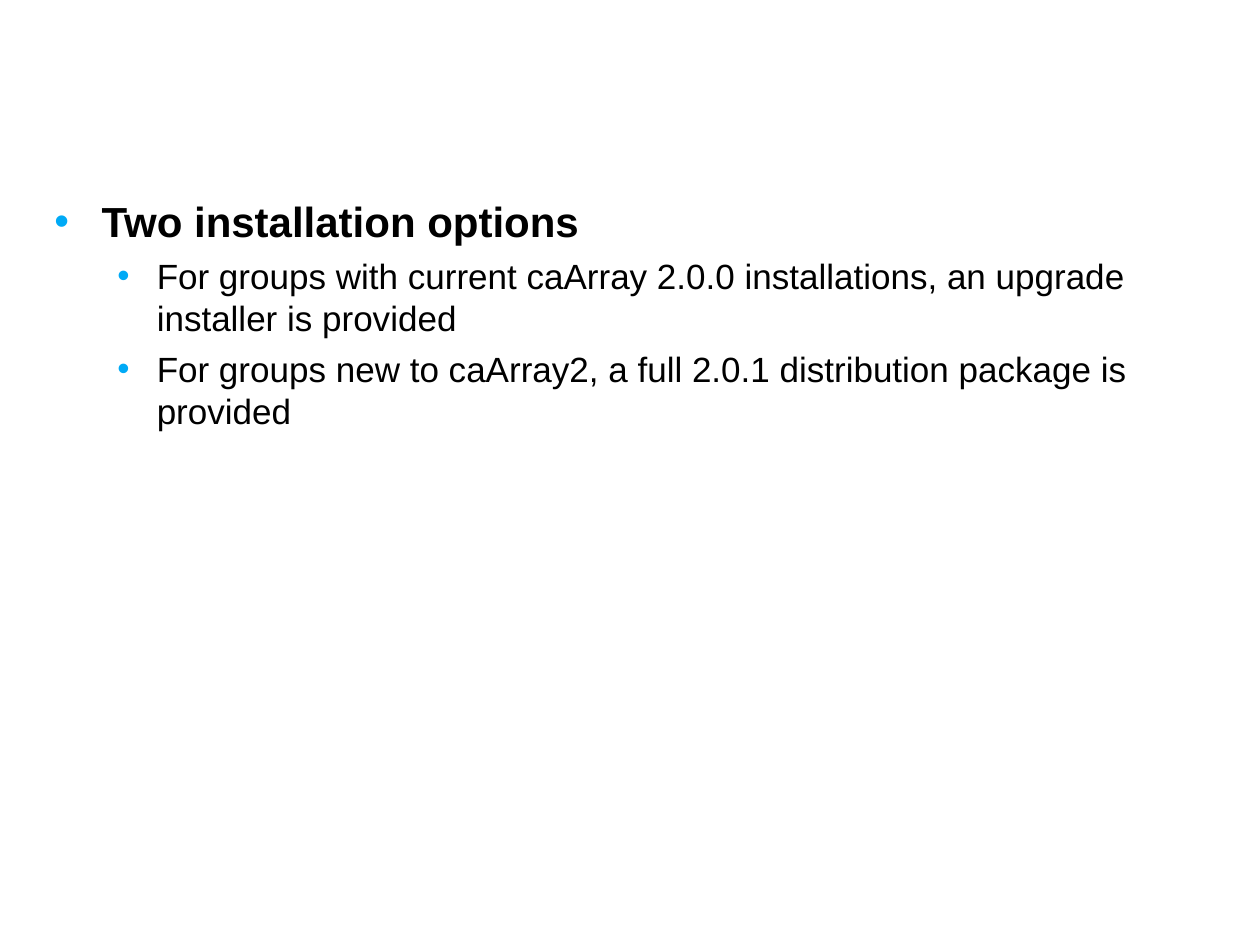
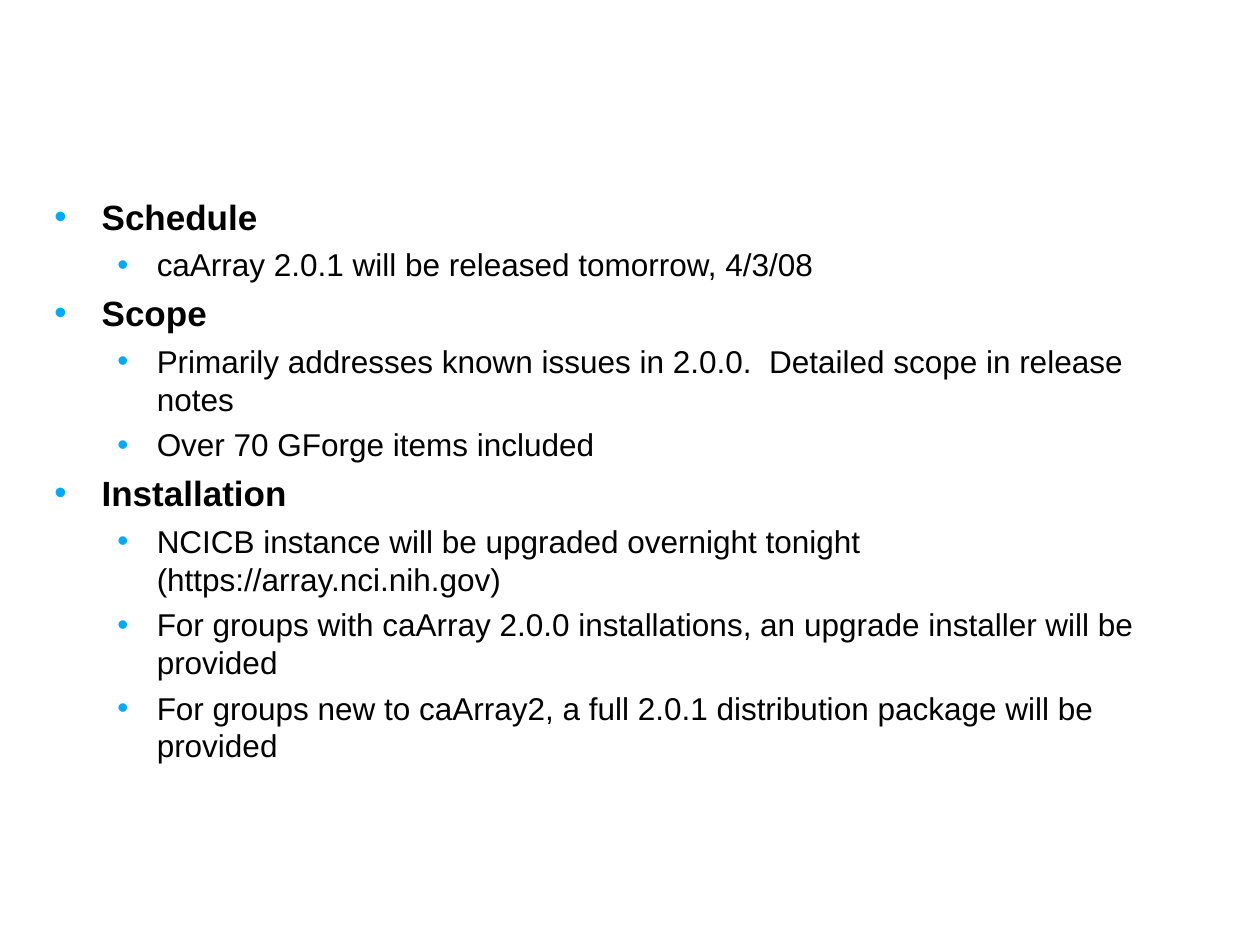
Before and after one commit to NCIP/caarray-docs, a slide deck: slide 3 of project_management/open_meetings/caArray User Community Meeting Apr2.ppt (slide 5 before the commit). Drawn at 1260x945 pixels with LibreOffice and Linux fonts; fonts in the diff are those of the drawing; background and template pictures are left out. Boxes give left, top, right and bottom in pixels: in the first picture for what was removed or moved away, otherwise in the second. Text is boxed around its words. In the diff, an @@ line names an element or a change of style, - is before the commit and + after.

```diff
--- a/project_management/open_meetings/caArray User Community Meeting Apr2.ppt
+++ b/project_management/open_meetings/caArray User Community Meeting Apr2.ppt
@@ text at (102, 204, 1133, 763): text changed; size 20 to 18 pt @@
-• Two installation options
-  • For groups with current caArray 2.0.0 installations, an upgrade installer is provided
-  • For groups new to caArray2, a full 2.0.1 distribution package is provided
+• Schedule
+  • caArray 2.0.1 will be released tomorrow, 4/3/08
+• Scope
+  • Primarily addresses known issues in 2.0.0. Detailed scope in release notes
+  • Over 70 GForge items included
+• Installation
+  • NCICB instance will be upgraded overnight tonight (https://array.nci.nih.gov)
+  • For groups with caArray 2.0.0 installations, an upgrade installer will be provided
+  • For groups new to caArray2, a full 2.0.1 distribution package will be provided
```
Also in this commit, not shown: 6 other slides changed, 1 slide added, 5 slides removed.
